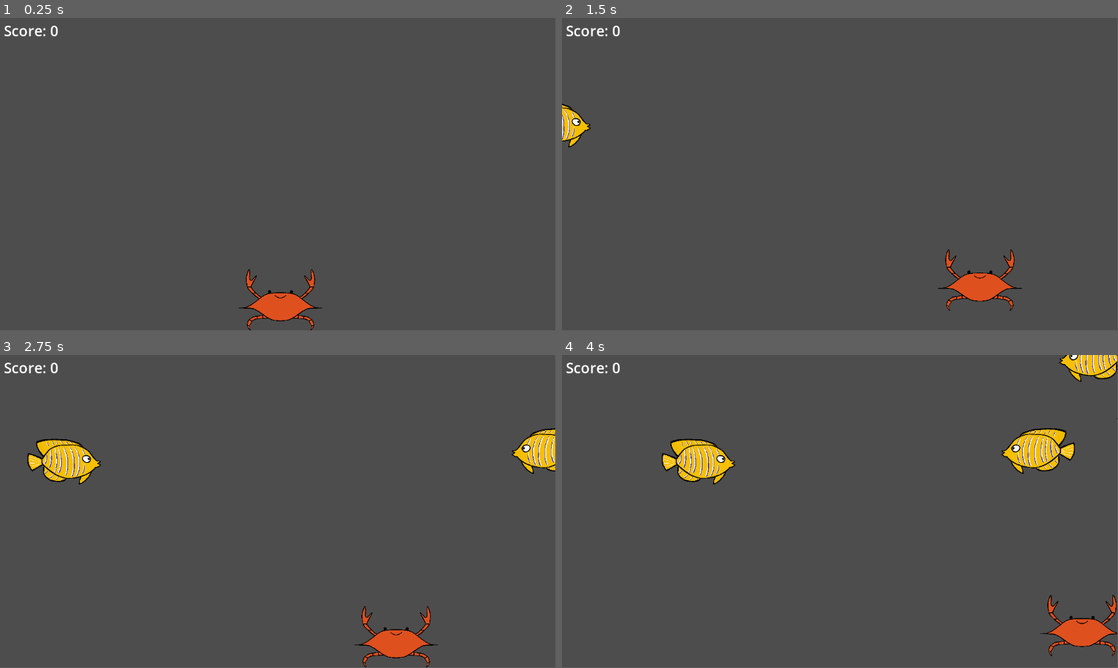
Above: before the commit, frames 1-4 (two rows, left to right).
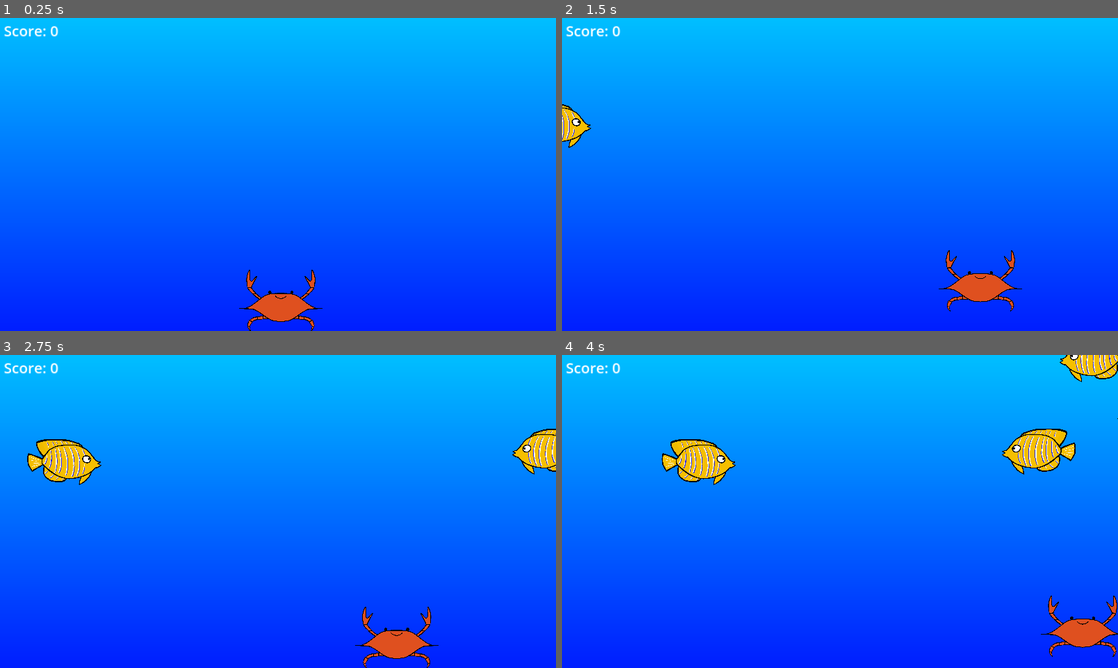
Above: after the commit, the same moments.

Repository: tkindy/crab-grab
Game: Godot game, scene res://scenes/game.tscn
The game is run twice, just before and just after one commit, with the same random seed, the same clock (stepped at 60 frames per second) and the same inputs. Before the commit the project has no main scene; this scene is started directly in both runs.
Inputs:
- Up to frame 1 (0.25 s): no input
- Up to frame 2 (1.5 s): tap Enter at 0.5 s; hold D (move_right) from 0.53 s (still down); tap Space (jump) at 0.77 s
- Up to frame 3 (2.75 s): tap Space (jump) at 1.52 s; release D (move_right) at 2.03 s; hold A (move_left) from 2.03 s (still down)
- Up to frame 4 (4 s): release A (move_left) at 2.78 s; hold D (move_right) from 2.78 s (still down); tap Space (jump) at 3.02, 3.77 s
In our replay, the window is 799x449 before the commit and 800x450 after it. These sizes can differ from the game's own. Grey fills any space a smaller window leaves; there, only what the larger window draws over its background counts as a difference.

The runs differ from the first frame. In frame 1, 99% of the frame differs, in the area x 0-100%, y 0-100%; in frame 2, 99%; in frame 3, 98%; in frame 4, 97%.

Commit message:
Add main menu

Diff:
--- a/project.godot
+++ b/project.godot
@@ -11,8 +11,13 @@
 [application]
 
 config/name="Crab Grab"
+run/main_scene="res://scenes/main_menu.tscn"
 config/features=PackedStringArray("4.3", "Forward Plus")
 config/icon="res://icon.svg"
+
+[display]
+
+window/stretch/mode="canvas_items"
 
 [input]
 
--- /dev/null
+++ b/scenes/background.tres
@@ -0,0 +1,7 @@
+[gd_resource type="GradientTexture1D" load_steps=2 format=3 uid="uid://cd1uur05d3kvc"]
+
+[sub_resource type="Gradient" id="Gradient_c4crp"]
+colors = PackedColorArray(0, 0.116667, 1, 1, 0, 0.75, 1, 1)
+
+[resource]
+gradient = SubResource("Gradient_c4crp")
--- /dev/null
+++ b/scenes/background.tscn
@@ -0,0 +1,11 @@
+[gd_scene load_steps=2 format=3 uid="uid://ddbgnqlwq4d2h"]
+
+[ext_resource type="Texture2D" uid="uid://cd1uur05d3kvc" path="res://scenes/background.tres" id="1_wl6ec"]
+
+[node name="Background" type="TextureRect"]
+z_index = -5
+offset_top = 648.0
+offset_right = 648.0
+offset_bottom = 1800.0
+rotation = -1.5708
+texture = ExtResource("1_wl6ec")
--- a/scenes/game.tscn
+++ b/scenes/game.tscn
@@ -1,7 +1,8 @@
-[gd_scene load_steps=8 format=3 uid="uid://cgiurci8latx4"]
+[gd_scene load_steps=9 format=3 uid="uid://cgiurci8latx4"]
 
 [ext_resource type="PackedScene" uid="uid://d333dqdpbo1ps" path="res://scenes/player.tscn" id="1_8ernn"]
 [ext_resource type="Script" path="res://scenes/game.gd" id="1_wivhb"]
+[ext_resource type="PackedScene" uid="uid://ddbgnqlwq4d2h" path="res://scenes/background.tscn" id="3_cfrm7"]
 
 [sub_resource type="Curve2D" id="Curve2D_qps6h"]
 _data = {
@@ -82,4 +83,6 @@
 theme_override_font_sizes/font_size = 30
 text = "Score: 0"
 
+[node name="Background" parent="." instance=ExtResource("3_cfrm7")]
+
 [connection signal="timeout" from="FishSpawnTimer" to="." method="_on_fish_spawn_timer_timeout"]
--- /dev/null
+++ b/scenes/main_menu.gd
@@ -0,0 +1,5 @@
+extends Control
+
+
+func _on_start_game_pressed() -> void:
+  get_tree().change_scene_to_file("res://scenes/game.tscn")
--- /dev/null
+++ b/scenes/main_menu.tscn
@@ -0,0 +1,56 @@
+[gd_scene load_steps=4 format=3 uid="uid://dkebddhv7kr0i"]
+
+[ext_resource type="Script" path="res://scenes/main_menu.gd" id="1_4nk7b"]
+[ext_resource type="Texture2D" uid="uid://bu27aq10kx64x" path="res://assets/Title.png" id="1_awqps"]
+[ext_resource type="PackedScene" uid="uid://ddbgnqlwq4d2h" path="res://scenes/background.tscn" id="2_g1hk1"]
+
+[node name="MainMenu" type="Control"]
+layout_mode = 3
+anchors_preset = 15
+anchor_right = 1.0
+anchor_bottom = 1.0
+grow_horizontal = 2
+grow_vertical = 2
+script = ExtResource("1_4nk7b")
+
+[node name="Title" type="TextureRect" parent="."]
+layout_mode = 1
+anchors_preset = 5
+anchor_left = 0.5
+anchor_right = 0.5
+offset_left = -223.5
+offset_top = 17.0
+offset_right = 241.5
+offset_bottom = 418.0
+grow_horizontal = 2
+rotation = 0.184299
+texture = ExtResource("1_awqps")
+expand_mode = 1
+stretch_mode = 4
+
+[node name="Background" parent="." instance=ExtResource("2_g1hk1")]
+layout_mode = 1
+anchors_preset = 2
+anchor_top = 1.0
+anchor_bottom = 1.0
+offset_top = 0.0
+offset_bottom = 1152.0
+grow_vertical = 0
+
+[node name="StartGame" type="Button" parent="."]
+layout_mode = 1
+anchors_preset = 7
+anchor_left = 0.5
+anchor_top = 1.0
+anchor_right = 0.5
+anchor_bottom = 1.0
+offset_left = -68.0
+offset_top = -121.0
+offset_right = 68.0
+offset_bottom = -68.0
+grow_horizontal = 2
+grow_vertical = 0
+theme_override_font_sizes/font_size = 32
+text = "Start"
+
+[connection signal="pressed" from="StartGame" to="." method="_on_start_game_pressed"]
Binary file added: assets/Title.png
Not shown, added: assets/Title.png.import
